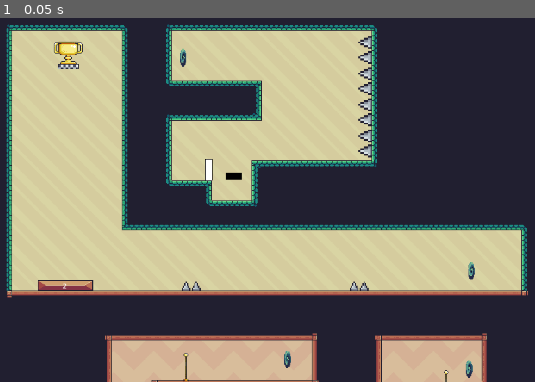
Above: before the commit, frame 1.
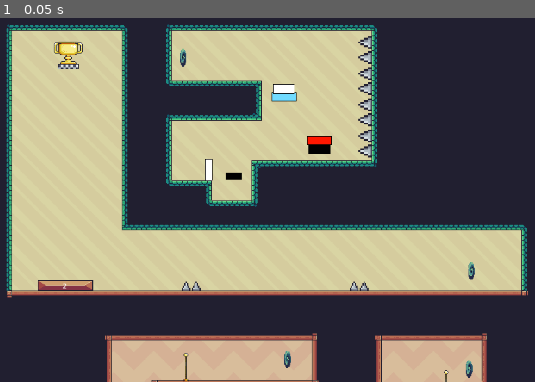
Above: after the commit, the same moment.

Repository: Zarlden/Syncronauts
Game: Godot game, scene res://Server/server.tscn
Two runs of this game, one before a commit and one after it. Both use one fixed random seed, a clock stepped at 60 frames per second and the inputs below.
Inputs:
- Up to frame 1 (0.05 s): no input

The runs differ from the first frame. In frame 1, 0.4% of the frame differs, in the area x 50-63%, y 18-38%.

Commit message:
Folder/commit before pressure plate pairs

Diff:
--- a/Level/level_2.tscn
+++ b/Level/level_2.tscn
@@ -16,6 +16,7 @@
 [ext_resource type="PackedScene" uid="uid://ch6pmxvx21fnd" path="res://platform/movingPlatform.tscn" id="14_mgnkr"]
 [ext_resource type="PackedScene" uid="uid://bo5t0dlvj5uw6" path="res://Interactable_Objects/Barrier/BarrierWhite.tscn" id="15_ev78h"]
 [ext_resource type="PackedScene" uid="uid://bskakdp4cc25l" path="res://Interactable_Objects/Barrier/BarrierBlack.tscn" id="16_p1ix5"]
+[ext_resource type="PackedScene" uid="uid://bxlqdtfthhrtj" path="res://Interactable_Objects/Barrier/BarrierBlue.tscn" id="17_rrv5k"]
 
 [sub_resource type="TileSetAtlasSource" id="TileSetAtlasSource_eq5rv"]
 texture = ExtResource("6_fpk1e")
@@ -698,6 +699,22 @@
 position = Vector2(50, 25)
 scale = Vector2(-1.6462, -0.332578)
 
+[node name="BarrierBlue" parent="." index="40" instance=ExtResource("17_rrv5k")]
+position = Vector2(133, -102)
+rotation = 1.5708
+
+[node name="Barrier7" parent="." index="41" instance=ExtResource("15_ev78h")]
+position = Vector2(131, -114)
+rotation = 1.5708
+
+[node name="Barrier8" parent="." index="42" instance=ExtResource("16_p1ix5")]
+position = Vector2(188, -17)
+rotation = 1.5708
+
+[node name="BarrierRed2" parent="." index="43" instance=ExtResource("5_yobpp")]
+position = Vector2(187, -31)
+rotation = 1.5708
+
 [editable path="PortalPair"]
 [editable path="PortalPair2"]
 [editable path="PortalPair3"]
Not shown: 1 places in Level/level_2.tscn that only renumber resources
